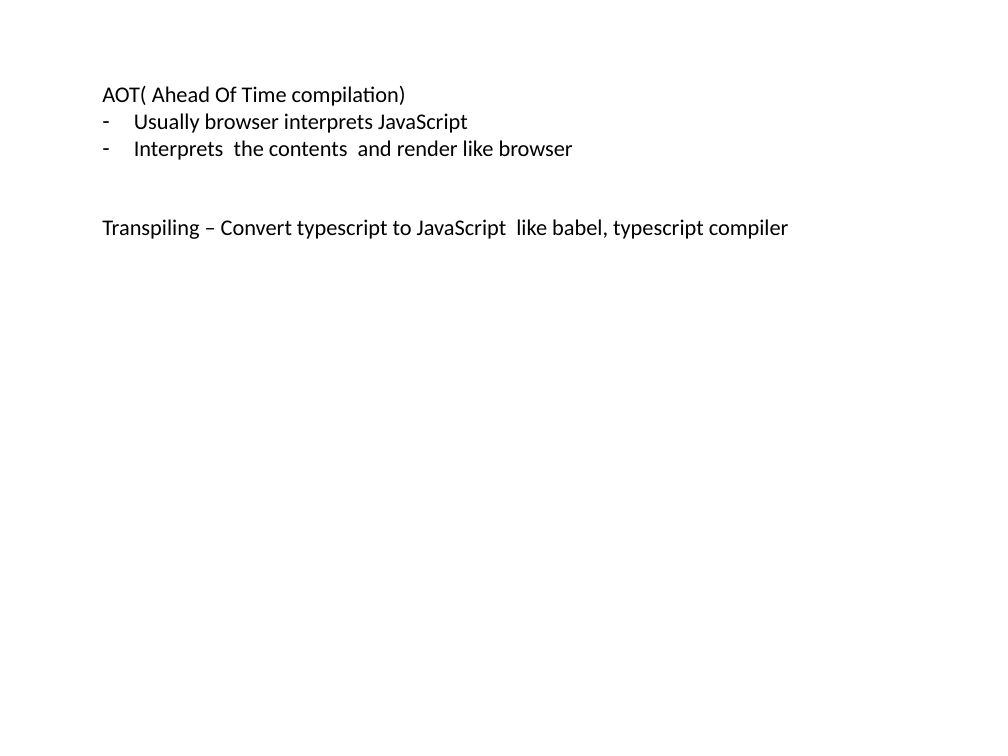
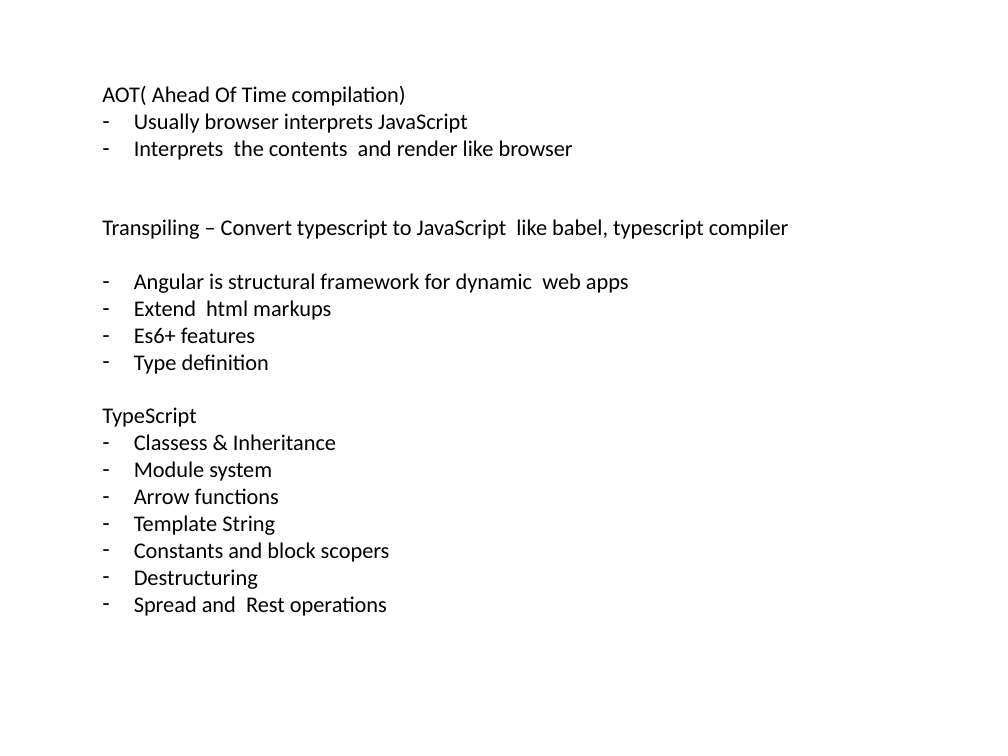
Before and after one commit to mdparthi/Angular4, a slide deck: slide 2 of Angular4Training.pptx. Drawn at 1008x756 pixels with LibreOffice and Linux fonts; fonts in the diff are those of the drawing. Boxes give left, top, right and bottom in pixels: in the first picture for what was removed or moved away, otherwise in the second. Text is boxed around its words. In the diff, an @@ line names an element or a change of style, - is before the commit and + after.

```diff
--- a/Angular4Training.pptx
+++ b/Angular4Training.pptx
@@ text at [102,273,629,616]: paragraphs added @@
+– Angular is structural framework for dynamic web apps
+– Extend html markups
+– Es6+ features
+– Type definition
+TypeScript
+– Classess & Inheritance
+– Module system
+– Arrow functions
+– Template String
+– Constants and block scopers
+– Destructuring
+– Spread and Rest operations
```
Also in this commit, not shown: 1 slide added, 1 other file.
